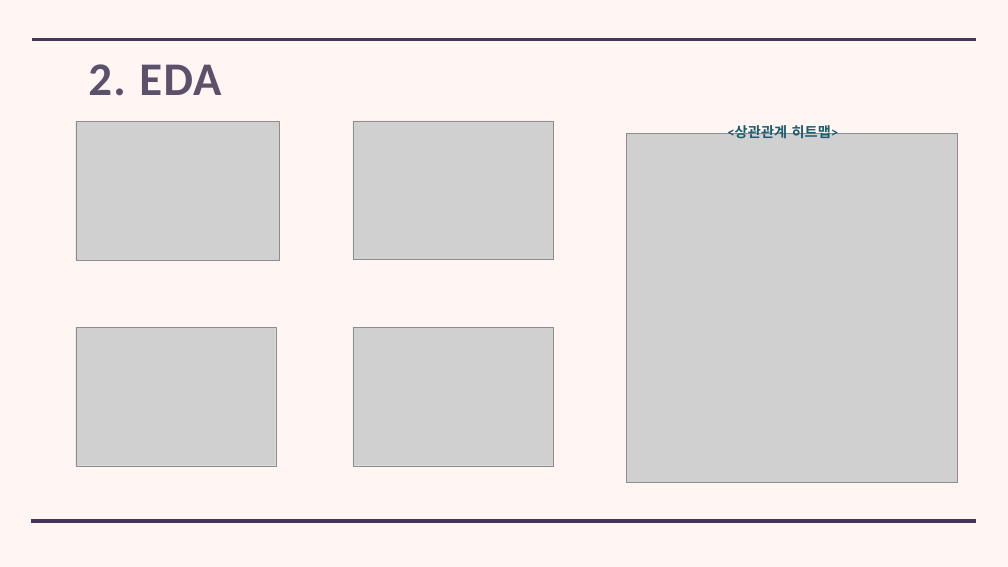
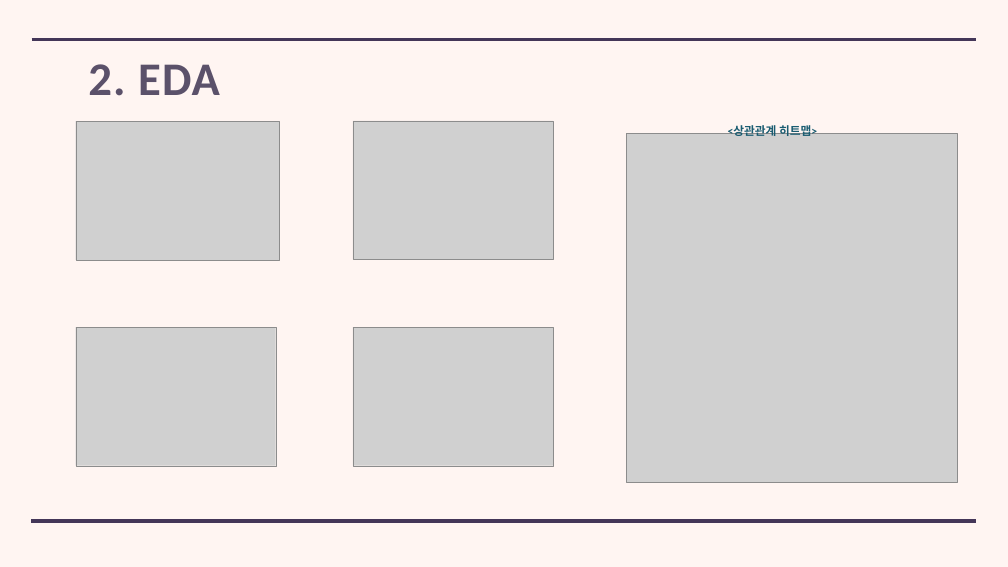
Before and after one commit to jun4879/cbnu_21_2_big_data, a slide deck: slide 6 of big_data_final_project/산업빅데이터분석실제_기말발표_2021254005_김준태.pptx. Drawn at 1008x567 pixels with LibreOffice and Linux fonts; fonts in the diff are those of the drawing; grey boxes stand for pictures. Boxes give left, top, right and bottom in pixels: in the first picture for what was removed or moved away, otherwise in the second. Text is boxed around its words. In the diff, an @@ line names an element or a change of style, - is before the commit and + after.

```diff
--- a/big_data_final_project/산업빅데이터분석실제_기말발표_2021254005_김준태.pptx
+++ b/big_data_final_project/산업빅데이터분석실제_기말발표_2021254005_김준태.pptx
@@ title "2. EDA" at (88,64,220,96): size 89.1 to 89 pt, letter spacing 2.7 to 2 pt @@
@@ text "<상관관계 히트맵>" at (728,123,817,136): size 27 to 22.4 pt, letter spacing 0.3 to 0 pt; less space between paragraphs @@
```
Also in this commit, not shown: 9 other slides changed, 13 other files.
